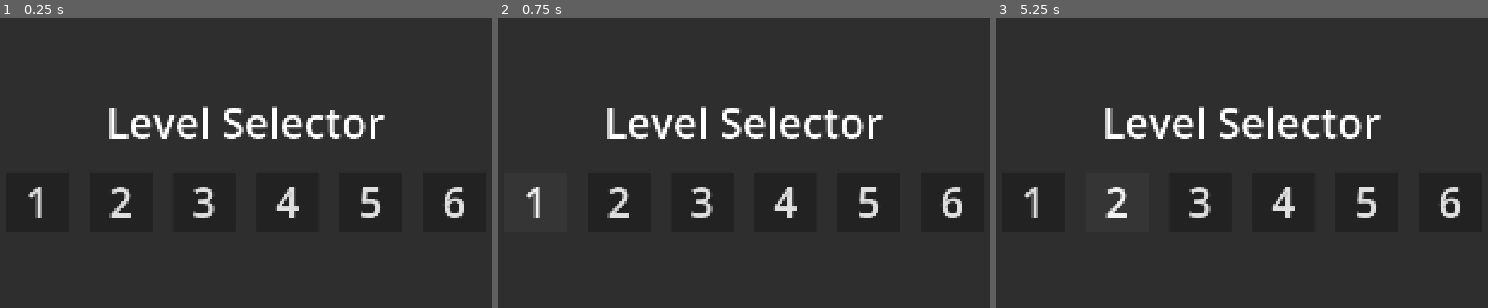
Above: before the commit, frames 1-3 (left to right).
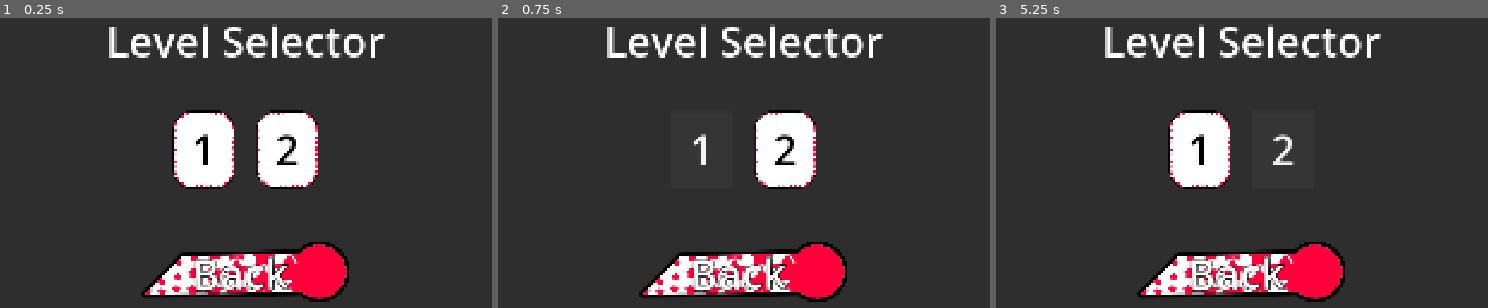
Above: after the commit, the same moments.

Repository: GuiDev-bit/Winter-Game-Jam
Game: Godot game, scene res://scenes/ui/level_selector.tscn
Same seed, same stepped clock (60 frames per second), same inputs: the game is played once before the commit and once after it. This scene is started directly instead of the project's main scene.
Inputs (mouse positions are in pixels of both pictures, inside the frame that each line leads up to):
- Up to frame 1 (0.25 s): no input
- Up to frame 2 (0.75 s): click "1" at 0.5 s
- Up to frame 3 (5.25 s): click (1202, 200) at 1.25 s, where only the run before the commit has a clickable "3"; click "1" (after the commit: "Back") at 2 s; click (1281, 200) at 2.75 s, where only the run before the commit has a clickable "4"; click (1365, 200) at 3.5 s, where only the run before the commit has a clickable "5"; click (1448, 200) at 4.25 s, where only the run before the commit has a clickable "6"; click "2" at 5 s

The runs differ from the first frame. In frame 1, 17% of the frame differs, in the area x 5-95%, y 2-98%; in frame 2, 15%; in frame 3, 15%.

Commit message:
we make a theme for the buttons provisional

Diff:
--- a/scenes/ui/level_selector.tscn
+++ b/scenes/ui/level_selector.tscn
@@ -1,4 +1,21 @@
 [gd_scene format=3 uid="uid://dqj4obq8jriuf"]
+
+[ext_resource type="Texture2D" uid="uid://k6r6x7to210p" path="res://assets/hud/UI_Button.png" id="1_jhogm"]
+[ext_resource type="Texture2D" uid="uid://vmug3ssx0wcb" path="res://assets/hud/UI_Credits.png" id="2_5irit"]
+
+[sub_resource type="StyleBoxTexture" id="StyleBoxTexture_lhagn"]
+texture = ExtResource("1_jhogm")
+texture_margin_left = 24.0
+texture_margin_top = 24.0
+texture_margin_right = 24.0
+texture_margin_bottom = 24.0
+
+[sub_resource type="StyleBoxTexture" id="StyleBoxTexture_84sm8"]
+
+[sub_resource type="Theme" id="Theme_cr31p"]
+Button/colors/font_color = Color(0, 0, 0, 1)
+Button/styles/normal = SubResource("StyleBoxTexture_lhagn")
+Button/styles/pressed = SubResource("StyleBoxTexture_84sm8")
 
 [node name="LevelSelector" type="Control" unique_id=2090920073]
 layout_mode = 3
@@ -7,6 +24,7 @@
 anchor_bottom = 1.0
 grow_horizontal = 2
 grow_vertical = 2
+theme = SubResource("Theme_cr31p")
 
 [node name="PanelContainer" type="PanelContainer" parent="." unique_id=264648195]
 layout_mode = 1
@@ -20,7 +38,7 @@
 layout_mode = 2
 size_flags_horizontal = 4
 size_flags_vertical = 4
-theme_override_constants/separation = 50
+theme_override_constants/separation = 100
 
 [node name="Label" type="Label" parent="PanelContainer/VBoxContainer" unique_id=602746684]
 layout_mode = 2
@@ -31,9 +49,11 @@
 
 [node name="GridContainer" type="GridContainer" parent="PanelContainer/VBoxContainer" unique_id=205284586]
 layout_mode = 2
+size_flags_horizontal = 4
+size_flags_vertical = 4
 theme_override_constants/h_separation = 50
 theme_override_constants/v_separation = 50
-columns = 10
+columns = 3
 
 [node name="Button" type="Button" parent="PanelContainer/VBoxContainer/GridContainer" unique_id=689046480]
 custom_minimum_size = Vector2(150, 0)
@@ -47,26 +67,27 @@
 theme_override_font_sizes/font_size = 100
 text = "2"
 
-[node name="Button3" type="Button" parent="PanelContainer/VBoxContainer/GridContainer" unique_id=442448921]
-custom_minimum_size = Vector2(150, 0)
+[node name="Button" type="TextureButton" parent="PanelContainer/VBoxContainer" unique_id=843049220]
+custom_minimum_size = Vector2(500, 200)
 layout_mode = 2
+size_flags_horizontal = 4
+texture_normal = ExtResource("2_5irit")
+stretch_mode = 5
+
+[node name="Label" type="Label" parent="PanelContainer/VBoxContainer/Button" unique_id=535762204]
+layout_mode = 1
+anchors_preset = 8
+anchor_left = 0.5
+anchor_top = 0.5
+anchor_right = 0.5
+anchor_bottom = 0.5
+offset_left = -129.0
+offset_top = -62.0
+offset_right = 102.0
+offset_bottom = 75.0
+grow_horizontal = 2
+grow_vertical = 2
+rotation = -0.01940085
+theme_override_constants/outline_size = 10
 theme_override_font_sizes/font_size = 100
-text = "3"
-
-[node name="Button4" type="Button" parent="PanelContainer/VBoxContainer/GridContainer" unique_id=81048998]
-custom_minimum_size = Vector2(150, 0)
-layout_mode = 2
-theme_override_font_sizes/font_size = 100
-text = "4"
-
-[node name="Button5" type="Button" parent="PanelContainer/VBoxContainer/GridContainer" unique_id=210337837]
-custom_minimum_size = Vector2(150, 0)
-layout_mode = 2
-theme_override_font_sizes/font_size = 100
-text = "5"
-
-[node name="Button6" type="Button" parent="PanelContainer/VBoxContainer/GridContainer" unique_id=1688140540]
-custom_minimum_size = Vector2(150, 0)
-layout_mode = 2
-theme_override_font_sizes/font_size = 100
-text = "6"
+text = "Back"
Binary file added: assets/hud/UI_Button.png
Not shown, added: assets/hud/UI_Button.png.import
